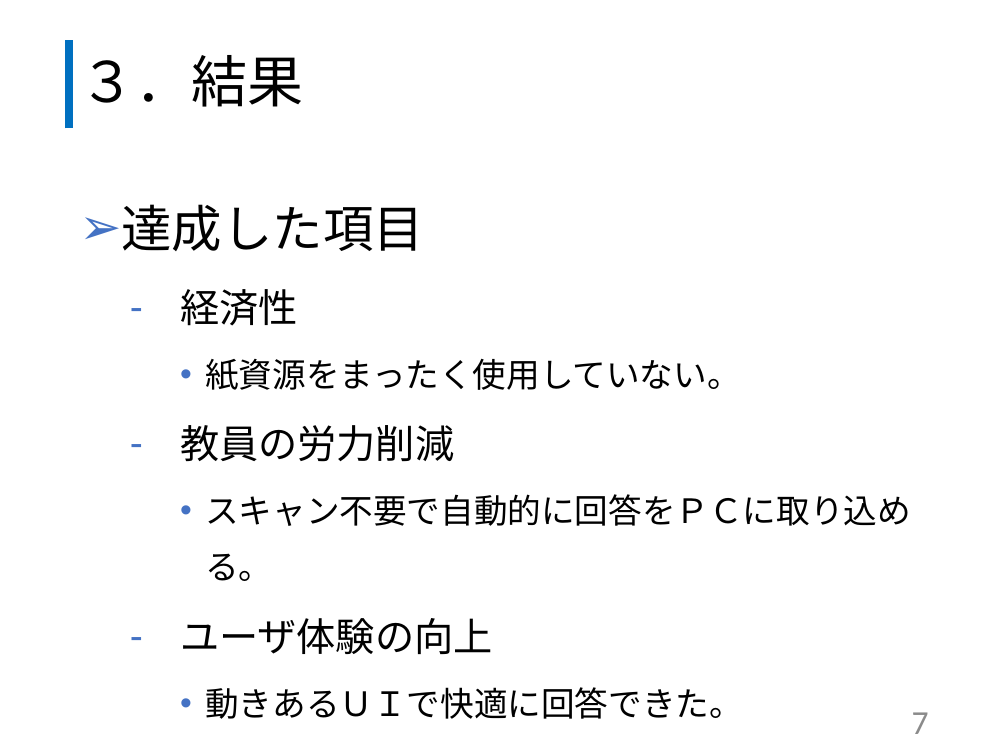
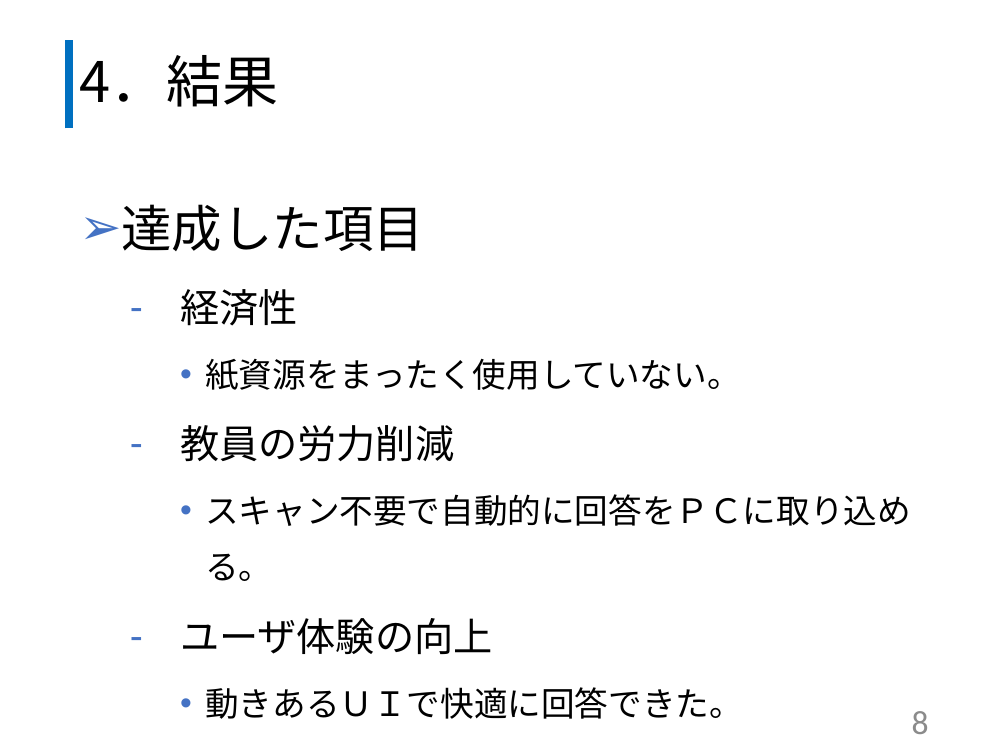
Before and after one commit to kazuwo/kosen-graduation-thesis, a slide deck: slide 9 of 卒業研究発表スライド.pptx (slide 8 before the commit). Drawn at 1008x756 pixels with LibreOffice and Linux fonts; fonts in the diff are those of the drawing. Boxes give left, top, right and bottom in pixels: in the first picture for what was removed or moved away, otherwise in the second. Text is boxed around its words. In the diff, an @@ line names an element or a change of style, - is before the commit and + after.

```diff
--- a/卒業研究発表スライド.pptx
+++ b/卒業研究発表スライド.pptx
@@ title at (79, 55, 278, 107): text changed @@
-３．結果
+4．結果
@@ page number at (912, 711, 929, 734): text changed @@
-7
+8
```
Also in this commit, not shown: 5 other slides changed, 3 slides added, 9 slides removed, 1 other file.
